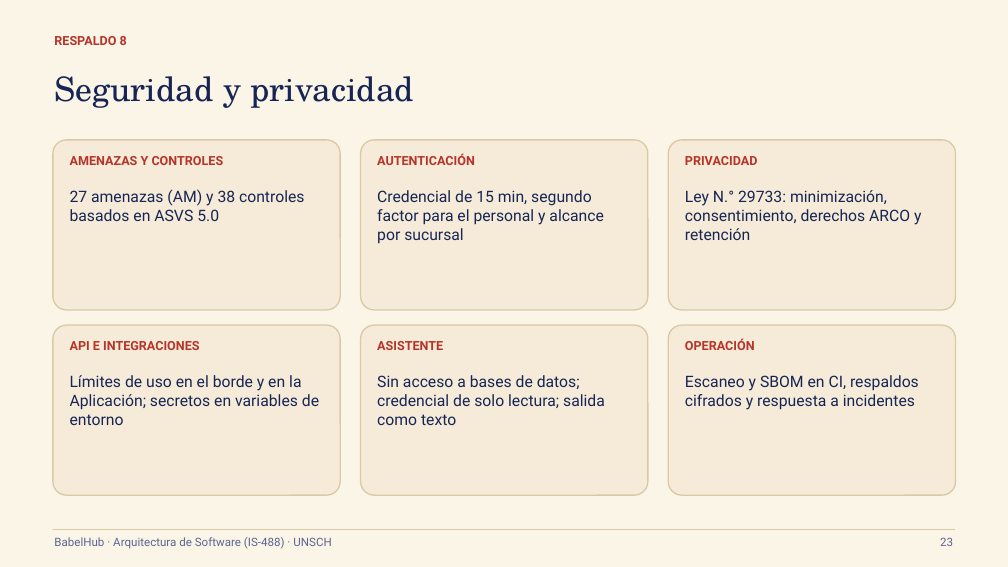
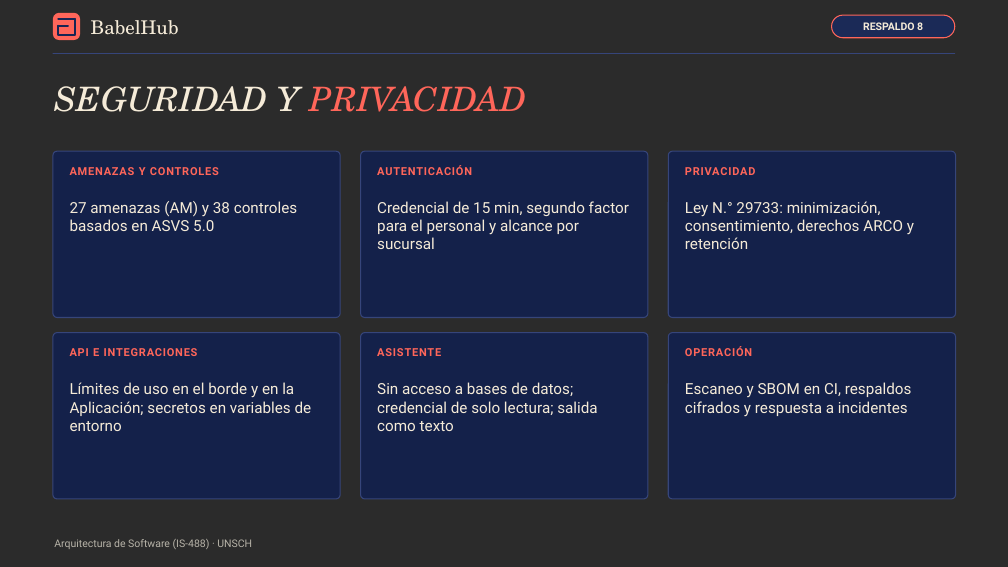
Before and after one commit to P35C4D0R4B1050/BabelHub, a slide deck: slide 23 of docs/BabelHub_Exposicion.pptx. Drawn at 1008x567 pixels with LibreOffice and Linux fonts; fonts in the diff are those of the drawing; background and template pictures are left out; a plain dark background stands for a picture behind light text. Boxes give left, top, right and bottom in pixels: in the first picture for what was removed or moved away, otherwise in the second. Text is boxed around its words. In the diff, an @@ line names an element or a change of style, - is before the commit and + after.

```diff
--- a/docs/BabelHub_Exposicion.pptx
+++ b/docs/BabelHub_Exposicion.pptx
@@ background #FBF5E8 to picture (left out) @@
@@ rounded rectangle added at <box>53,13,80,40</box>, fill #FF665A @@
@@ line added from (58, 19) to (75, 19), #172554 1.75 pt @@
@@ line added from (58, 35) to (58, 26), #172554 1.75 pt @@
@@ line added from (58, 26) to (68, 26), #172554 1.75 pt @@
@@ line added from (75, 19) to (75, 35), #172554 1.75 pt @@
@@ text added at <box>91,20,179,35</box>, 18 pt, text #F5EBD8 @@
+BabelHub
@@ rounded rectangle "RESPALDO 8": place and size @@
-rounded rectangle "RESPALDO 8" at <box>54,36,127,45</box>
+rounded rectangle "RESPALDO 8" at <box>832,15,955,38</box>
@@ rounded rectangle "RESPALDO 8" at <box>832,15,955,38</box>: size 12 to 10 pt, text colour #B5352A to #F5EBD8; alignment left to centre; vertical alignment top to middle; fill none to #1B2A57; outline none to #FF665A 1 pt @@
@@ line added from (53, 53) to (955, 53), #36457A 0.75 pt @@
@@ line added from (75, 35) to (58, 35), #172554 1.75 pt @@
@@ text at <box>54,86,527,112</box>: text changed; text colour #172554 to #F5EBD8; italic on @@
-Seguridad y privacidad
+SEGURIDAD Y PRIVACIDAD
@@ rounded rectangle removed at <box>53,140,340,310</box> @@
@@ rounded rectangle removed at <box>361,140,648,310</box> @@
@@ rounded rectangle: place and size @@
-rounded rectangle at <box>668,140,956,310</box>
+rounded rectangle at <box>53,151,340,318</box>
@@ rounded rectangle: place and size @@
-rounded rectangle at <box>53,325,340,495</box>
+rounded rectangle at <box>361,151,648,318</box>
@@ rounded rectangle: place and size @@
-rounded rectangle at <box>361,325,648,495</box>
+rounded rectangle at <box>668,151,956,318</box>
@@ size 12 to 10.5 pt, text colour #B5352A to #FF665A, letter spacing 0 to 0.8 pt in 6 elements at <box>70,348,198,356</box>, <box>377,348,441,356</box>, <box>685,346,752,356</box>, <box>70,167,219,175</box>, <box>377,165,472,175</box>, <box>685,167,756,175</box> @@
@@ size 15 to 14.5 pt, text colour #172554 to #F5EBD8 in 6 elements at <box>70,382,312,431</box>, <box>377,382,597,431</box>, <box>685,382,912,417</box>, <box>70,201,297,231</box>, <box>377,201,629,249</box>, <box>685,201,914,249</box> @@
@@ 6 texts: place and size @@
-6 texts at <box>70,153,921,244</box>
+6 texts at <box>70,165,914,249</box>
@@ fill #F5EBD8 to #14214A; outline #D9C9A5 1.25 pt to #36457A 1 pt; proportions changed in 4 elements at <box>53,151,340,318</box>, <box>361,151,648,318</box>, <box>668,151,956,318</box>, <box>53,333,340,499</box> @@
@@ rounded rectangle: place and size @@
-rounded rectangle at <box>668,325,956,495</box>
+rounded rectangle at <box>53,333,340,499</box>
@@ rounded rectangle added at <box>361,333,648,499</box>, fill #14214A, outline #36457A 1 pt @@
@@ rounded rectangle added at <box>668,333,956,499</box>, fill #14214A, outline #36457A 1 pt @@
@@ 6 texts: place and size @@
-6 texts at <box>70,338,919,425</box>
+6 texts at <box>70,346,912,431</box>
@@ line removed from (53, 529) to (955, 529) @@
@@ text at <box>54,539,252,549</box>: text changed; size 11 to 10 pt; text colour #5B6490 to #B7B3A8 @@
-BabelHub · Arquitectura de Software (IS-488) · UNSCH
+Arquitectura de Software (IS-488) · UNSCH
@@ text removed at <box>940,537,953,546</box> @@
-23
```
Also in this commit, not shown: 24 other slides changed.
